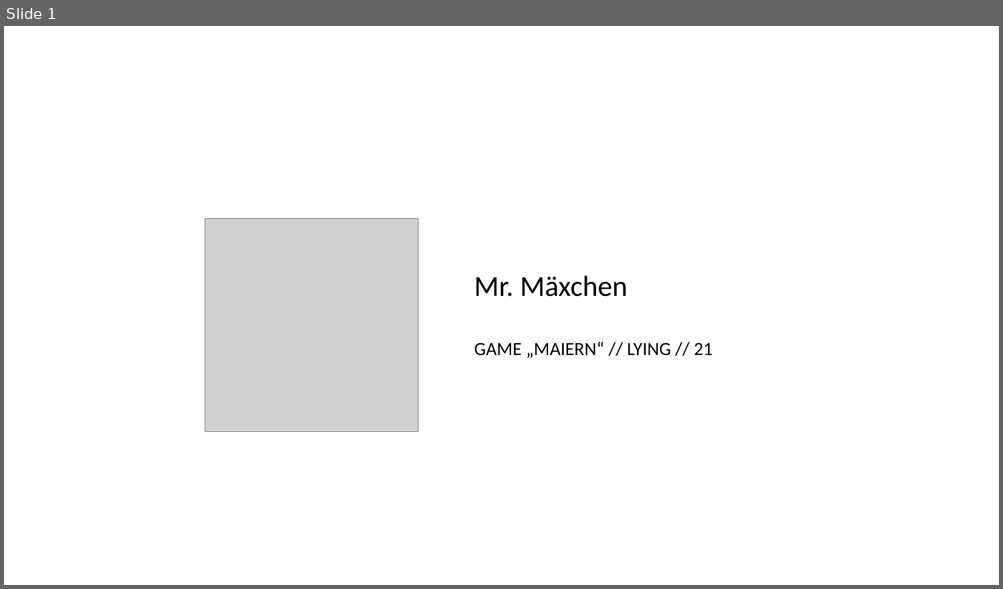
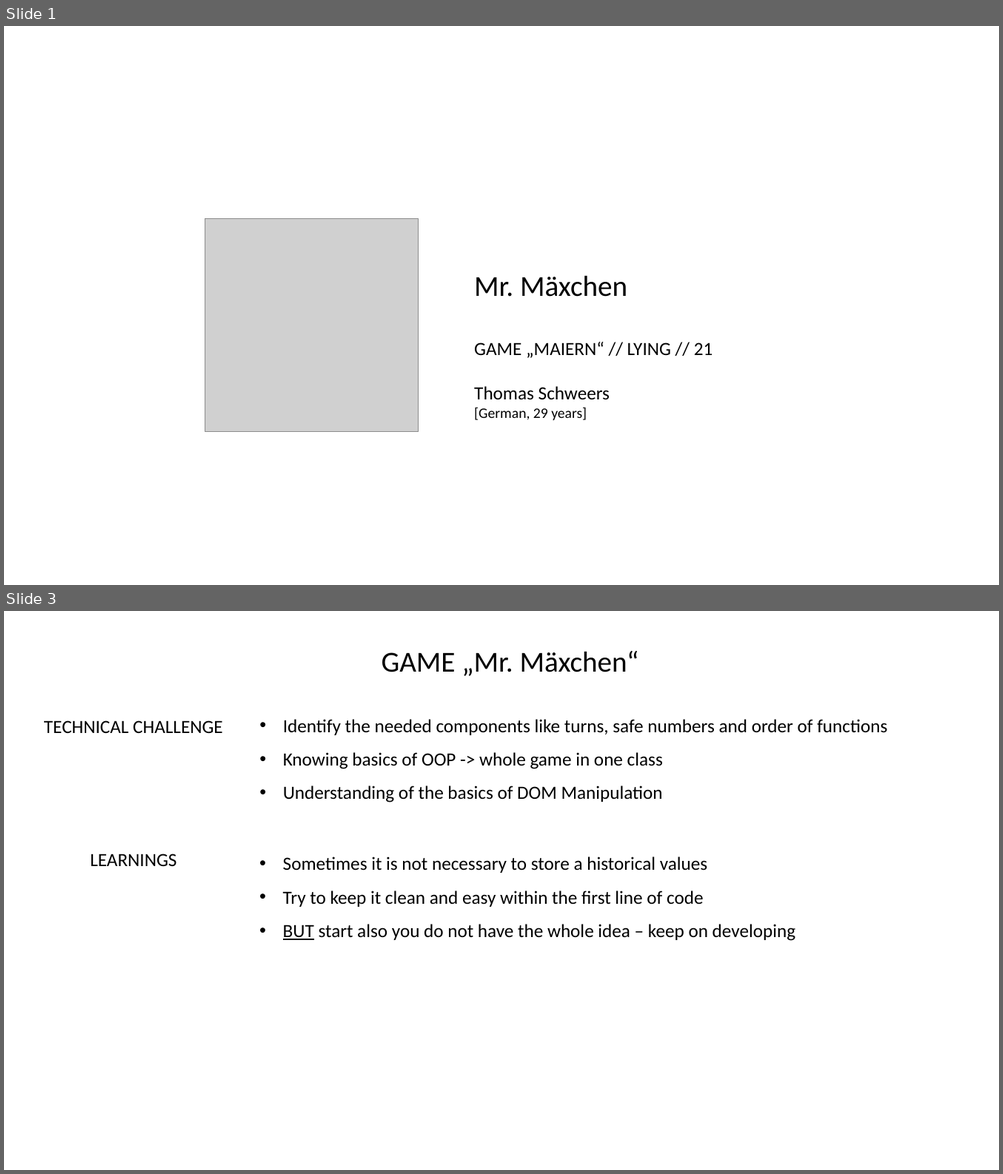
Before and after one commit to t4ms/06Project1-Maexchen, a slide deck: 01Presentation/Modul1-Project-Mr.Mäxchen.pptx. Shown one above the other, each under a label of ours: slide 1 before the commit, slides 1 and 3 after it; the slides between them are not shown. The pictures are 1003x589 and 1003x1174 pixels, drawn with LibreOffice and Linux fonts; fonts in the diff are those of the drawing; grey boxes stand for pictures. Boxes give left, top, right and bottom in pixels: in the first picture for what was removed or moved away, otherwise in the second. Text is boxed around its words. In the diff, an @@ line names an element or a change of style, - is before the commit and + after.

```diff
--- a/01Presentation/Modul1-Project-Mr.Mäxchen.pptx
+++ b/01Presentation/Modul1-Project-Mr.Mäxchen.pptx
@@ slide 3 added at [4,611,999,1170], background #FFFFFF @@
@@ text added at [381,651,639,676], 28 pt, text #000000 @@
+GAME „Mr. Mäxchen“
@@ text added at [44,721,223,733], 18 pt, text #000000 @@
+TECHNICAL CHALLENGE
@@ text added at [283,719,887,803], 18 pt, text #000000 @@
+• Identify the needed components like turns, safe numbers and order of functions
+• Knowing basics of OOP -> whole game in one class
+• Understanding of the basics of DOM Manipulation
@@ text added at [90,854,176,866], 18 pt, text #000000 @@
+LEARNINGS
@@ text added at [283,857,795,941], 18 pt, text #000000 @@
+• Sometimes it is not necessary to store a historical values
+• Try to keep it clean and easy within the first line of code
+• BUT start also you do not have the whole idea – keep on developing
@@ slide 1 changed as well @@
@@ text at [474,386,609,420]: paragraphs added @@
+Thomas Schweers
+[German, 29 years]
```
Also in this commit, not shown: 3 other slides changed, 1 other file.
